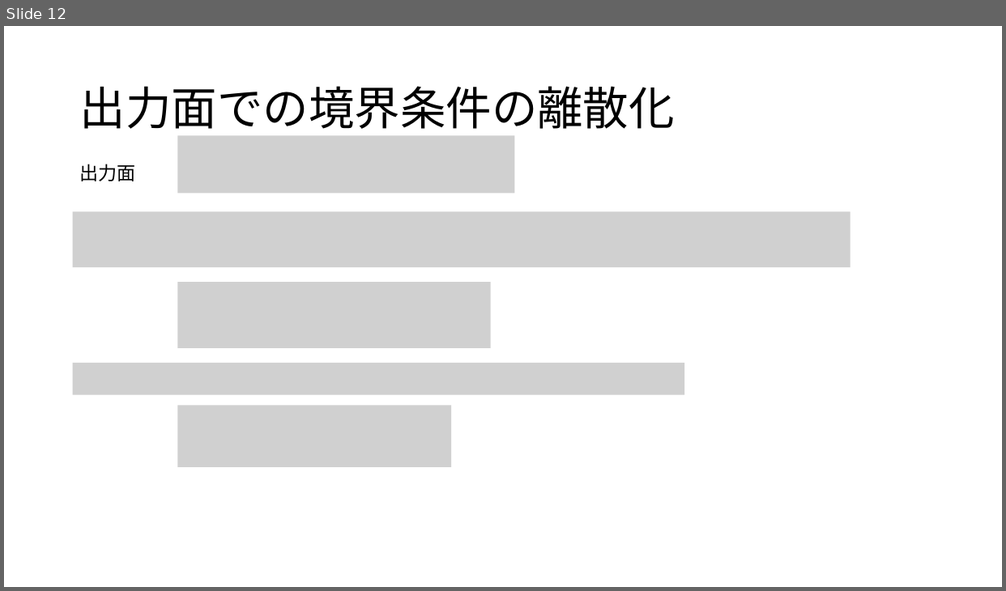
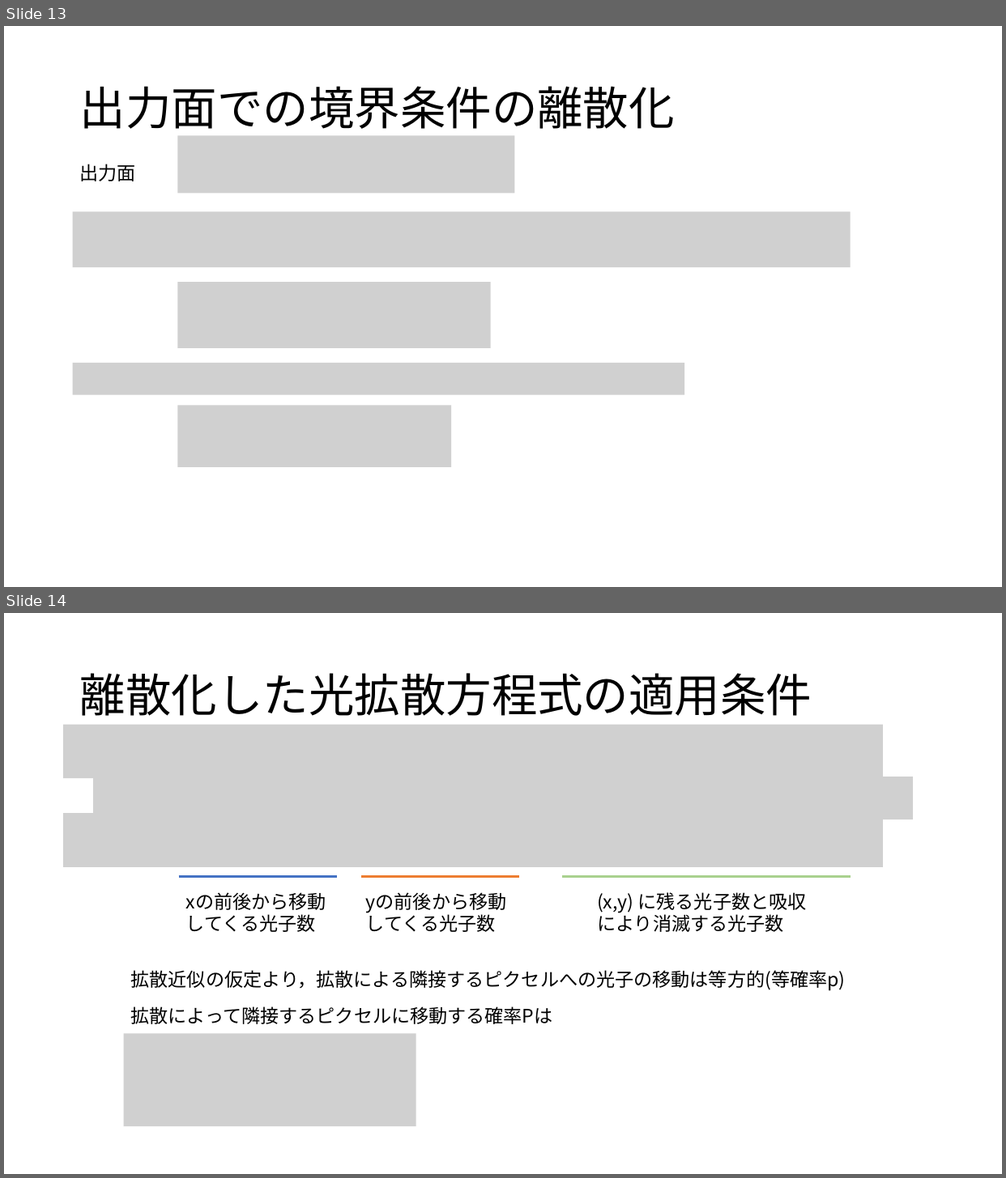
Before and after one commit to atuyoti/dot, a slide deck: slide/0519.pptx. Shown one above the other, each under a label of ours: slide 12 before the commit, slides 13 and 14 after it. The pictures are 1006x591 and 1006x1178 pixels, drawn with LibreOffice and Linux fonts; fonts in the diff are those of the drawing; grey boxes stand for pictures. Boxes give left, top, right and bottom in pixels: in the first picture for what was removed or moved away, otherwise in the second. Text is boxed around its words. In the diff, an @@ line names an element or a change of style, - is before the commit and + after.

Commit message:
スライドを修正
境界条件の離散化，適用条件，パラメータの設定，シミュレーション結果などを追加

```diff
--- a/slide/0519.pptx
+++ b/slide/0519.pptx
@@ slide 14 added at bbox=[4, 613, 1002, 1174], background #FFFFFF @@
@@ title added at bbox=[80, 673, 812, 716], 44 pt, text #000000 @@
+離散化した光拡散方程式の適用条件
@@ picture added at bbox=[63, 725, 883, 778] @@
@@ picture added at bbox=[93, 777, 913, 820] @@
@@ picture added at bbox=[63, 814, 883, 867] @@
@@ line added from (178, 876) to (336, 876), #4472C4 2.25 pt @@
@@ line added from (362, 876) to (520, 876), #ED7D31 2.25 pt @@
@@ line added from (562, 876) to (850, 876), #A9D18E 2.25 pt @@
@@ text added at bbox=[178, 886, 336, 939], 18 pt, text #000000 @@
+xの前後から移動してくる光子数
@@ text added at bbox=[359, 886, 517, 939], 18 pt, text #000000 @@
+yの前後から移動してくる光子数
@@ text added at bbox=[597, 892, 807, 932], 18 pt, text #000000 @@
+(x,y) に残る光子数と吸収により消滅する光子数
@@ text added at bbox=[131, 970, 846, 990], 18 pt, text #000000 @@
+拡散近似の仮定より，拡散による隣接するピクセルへの光子の移動は等方的(等確率p)
@@ text added at bbox=[131, 1007, 553, 1024], 18 pt, text #000000 @@
+拡散によって隣接するピクセルに移動する確率Pは
@@ picture added at bbox=[124, 1033, 416, 1127] @@
@@ what was slide 12 is now slide 13 @@
```
Also in this commit, not shown: 1 slide changed, 4 other slides added, 1 other file.
